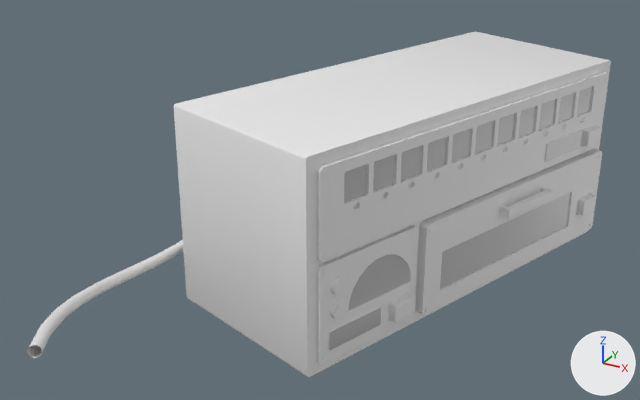
Before and after pictures for a commit that changed the FBX model Assets/_Assets/Models/MultiUnits_01.fbx.
Both versions are drawn from a 50 mm lens placed at (6.13, -2.2, 12.82), pointed at (2.6, 4.21, 9.61). Every picture has the same lights, and +X, +Y and +Z are marked at lower right. The first picture is the older version. Where no turn or scale is listed for an object, it has been applied to the vertices.

In view in the first picture: 'bottombaseUnit', 'colorM_btn_v1', 'colorMeter_mod_v1', 'modBox_cord_v1', 'photomKnob_v1.01', 'photomKnob_v1.02', 'photomMod_v1', 'photom_btn_v1', 'spectromMod_v1' and 4 more.
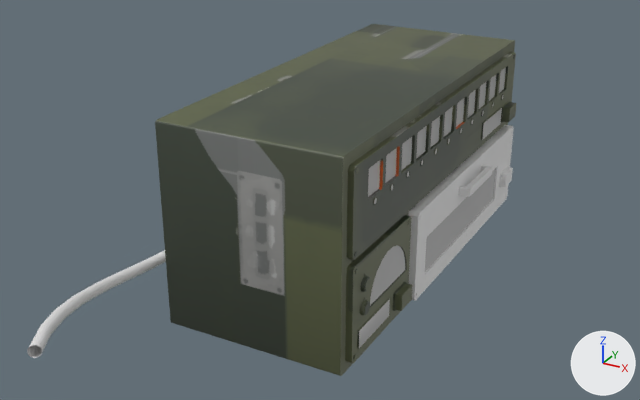
Where the newer file only moved an object's origin or applied its transform, the numbers keep the older frame.

Where the change shows, as pixel boxes [x1, y1, x2, y2] in the pictures (640 x 400 px):
'bottombaseUnit', recoloured, turned (white to grey): before [174, 31, 611, 377]; after [155, 24, 515, 376]
'colorMeter_mod_v1', recoloured, moved, turned: before [316, 72, 608, 262]; after [347, 52, 516, 260]
'spectromMod_v1', moved, turned: before [415, 149, 602, 315]; after [408, 125, 514, 301]
'photomMod_v1', recoloured, moved, turned: before [316, 225, 418, 364]; after [345, 215, 411, 363]
'photom_btn_v1', recoloured: [395, 295, 412, 311] in both
'colorM_btn_v1', recoloured: [502, 102, 601, 147] in both
'photomKnob_v1.01', recoloured: [330, 273, 371, 294] in both
'photomKnob_v1.02', recoloured: [330, 297, 370, 318] in both

Edits to the bpy script that builds the scene:
```text
Change me_cube_059:
    where me_cube_059.from_pydata(...)  # 36 vertices, 26 faces; spans x -0.038..0.038, y -0.079..0.079, z -0.114..0.114
    remove me_cube_059.materials.append(mat_basemod_color)  # white #e7e7e7
    add me_cube_059.materials.append(mat_basemod_color_001)  # picture img_centermonitor_base_base_color_png
Change me_cube_049:
    where me_cube_049.from_pydata(...)  # 380 vertices, 354 faces; spans x -0.05..0.03, y -0.34..0.43, z -1.92..1.92
    used by ob_colormeter_mod_v1; location = (3.849, 4.847, 10.022); rotation_euler = (1.571, 0.0, 2.809), in degrees (90, 0, 161)
    me_cube_049 part 3: all 341 faces that had it switch from mat_basemod_color (white #e7e7e7) to mat_basemod_color_001 (picture img_centermonitor_base_base_color_png)
Change me_cylinder_020:
    remove me_cylinder_020.from_pydata(...)  # 114 vertices, 94 faces; spans x -0.028..0.04, y -0.062..0.065, z -0.066..0.088
    remove me_cylinder_020.materials.append(mat_basemod_color)  # white #e7e7e7
    add me_cylinder_020.from_pydata(...)  # 114 vertices, 94 faces; spans x 0.156..0.188, y 0.095..0.228, z -0.079..0.077
    edits to the shape of me_cylinder_020 do not show in these pictures
    add me_cylinder_020.materials.append(mat_basemod_color_001)  # picture img_centermonitor_base_base_color_png
Change me_cube_047:
    where me_cube_047.from_pydata(...)  # 36 vertices, 25 faces; spans x -0.52..1.17, y -1.17..0.72, z -0.6..3.42
    remove me_cube_047.materials.append(mat_basemod_color)  # white #e7e7e7
    add me_cube_047.materials.append(mat_basemod_color_001)  # picture img_centermonitor_base_base_color_png
Change me_cube_050:
    where me_cube_050.from_pydata(...)  # 216 vertices, 192 faces; spans x -0.051..0.033, y -0.439..0.439, z -0.556..0.556
    used by ob_photommod_v1; location = (3.402, 3.554, 9.208); rotation_euler = (1.571, 0.0, 2.809), in degrees (90, 0, 161)
    me_cube_050 part 2: all 190 faces that had it switch from mat_basemod_color (white #e7e7e7) to mat_basemod_color_001 (picture img_centermonitor_base_base_color_png)
Change me_cube_051:
    remove me_cube_051.from_pydata(...)  # 232 vertices, 218 faces; spans x -1.97..0.47, y -1.28..1.8, z -0.44..0.44
    add me_cube_051.from_pydata(...)  # 232 vertices, 218 faces; spans x -2.23..-0.46, y -1.06..1.62, z -0.45..0.43
    me_cube_051 part 1: the whole mesh is turned 19.1 degrees about the z axis through its middle, then moved by (-0.65, 0.02, -0.01)
Change me_cube_054:
    where me_cube_054.from_pydata(...)  # 36 vertices, 25 faces; spans x -0.038..0.038, y -0.079..0.079, z -0.114..0.114
    remove me_cube_054.materials.append(mat_basemod_color)  # white #e7e7e7
    add me_cube_054.materials.append(mat_basemod_color_001)  # picture img_centermonitor_base_base_color_png
Change me_cylinder_098:
    remove me_cylinder_098.from_pydata(...)  # 114 vertices, 94 faces; spans x -0.028..0.04, y -0.062..0.065, z -0.066..0.088
    remove me_cylinder_098.materials.append(mat_basemod_color)  # white #e7e7e7
    add me_cylinder_098.from_pydata(...)  # 114 vertices, 94 faces; spans x 0.156..0.188, y 0.095..0.228, z -0.079..0.077
    edits to the shape of me_cylinder_098 do not show in these pictures
    add me_cylinder_098.materials.append(mat_basemod_color_001)  # picture img_centermonitor_base_base_color_png
Change ob_colormeter_mod_v1:
    ob_colormeter_mod_v1.location: (3.849, 4.847, 10.022) -> (3.427, 5.079, 10.022)
    ob_colormeter_mod_v1.rotation_euler: (1.571, 0.0, 2.809) -> (1.571, 0.0, -3.142)  # degrees (90, 0, 161) -> degrees (90, 0, -180)
Change ob_bottombaseunit:
    ob_bottombaseunit.rotation_euler: (1.571, 0.0, 2.809) -> (1.571, 0.0, -3.142)  # degrees (90, 0, 161) -> degrees (90, 0, -180)
Change ob_photommod_v1:
    ob_photommod_v1.location: (3.402, 3.554, 9.208) -> (3.434, 3.716, 9.195)
    ob_photommod_v1.rotation_euler: (1.571, 0.0, 2.809) -> (1.571, 0.0, -3.142)  # degrees (90, 0, 161) -> degrees (90, 0, -180)
```
